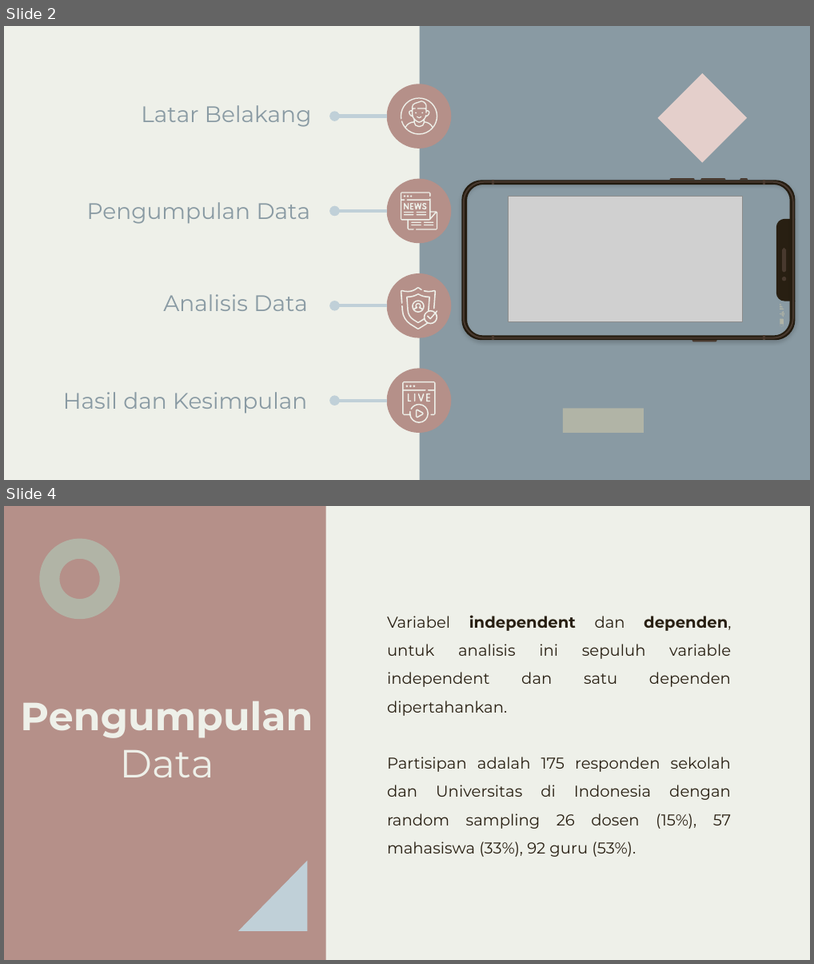
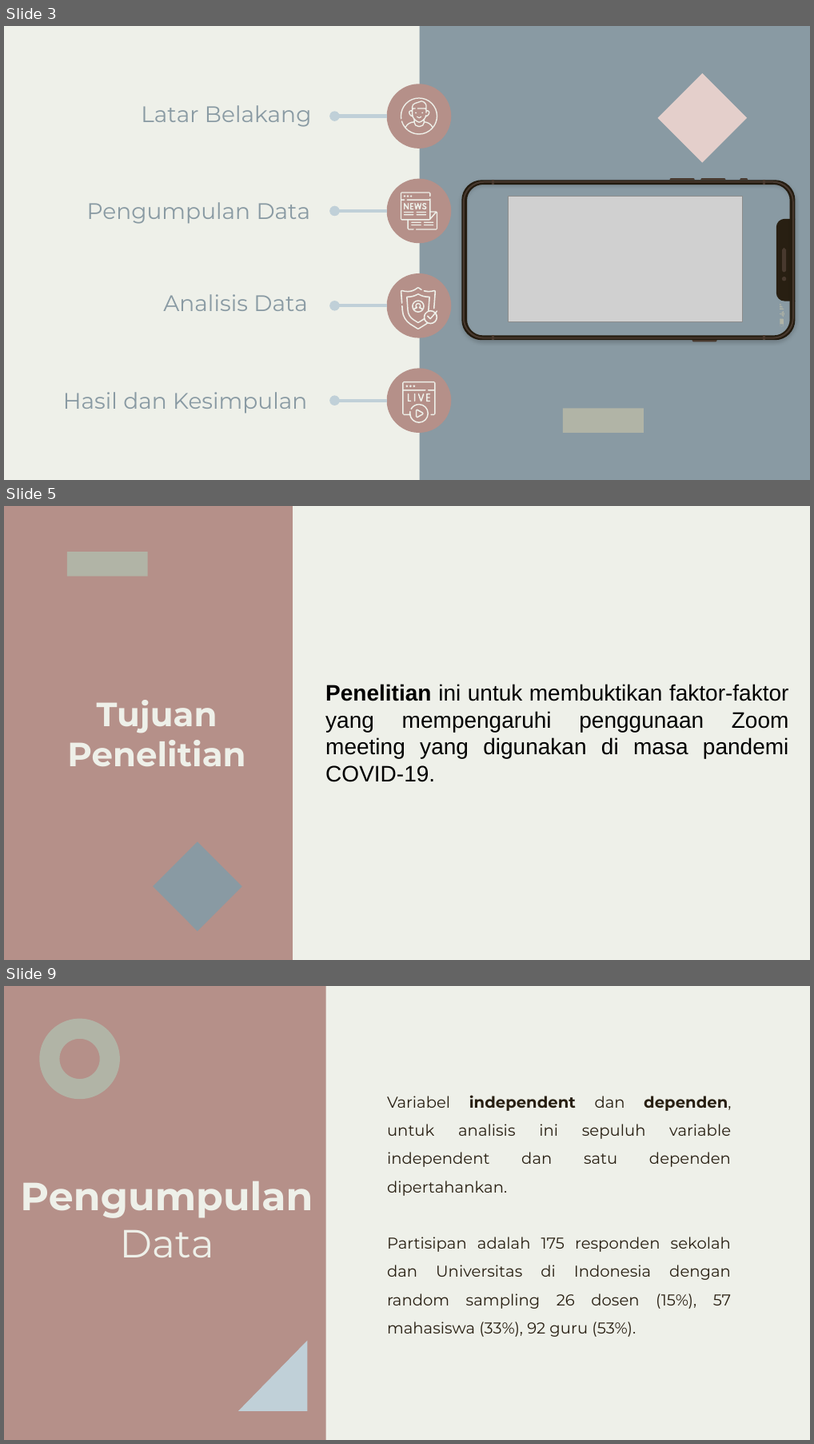
Before and after one commit to Malja321999/-Tugas-1-Kelompok-3-Komputer-masyarakat, a slide deck: [Tugas 3] KELOMPOK 3-Faktor Pertemuan Cloud Zoom Adopsi Teknologi di Pandemi COVID-19.pptx. Shown one above the other, each under a label of ours: slides 2 and 4 before the commit, slides 3, 5 and 9 after it; the slides between them are not shown. The pictures are 814x964 and 814x1444 pixels, drawn with LibreOffice and Linux fonts; fonts in the diff are those of the drawing; grey boxes stand for pictures. Boxes give left, top, right and bottom in pixels: in the first picture for what was removed or moved away, otherwise in the second. Text is boxed around its words. In the diff, an @@ line names an element or a change of style, - is before the commit and + after.

```diff
--- a/[Tugas 3] KELOMPOK 3-Faktor Pertemuan Cloud Zoom Adopsi Teknologi di Pandemi COVID-19.pptx
+++ b/[Tugas 3] KELOMPOK 3-Faktor Pertemuan Cloud Zoom Adopsi Teknologi di Pandemi COVID-19.pptx
@@ slide 5 added at <box>4,506,810,960</box>, background #B59089 @@
@@ rectangle added at <box>293,506,810,959</box>, fill #EEF0E9 @@
@@ rectangle added at <box>67,552,147,576</box>, fill #B1B4A6 @@
@@ text added at <box>326,684,790,782</box>, 20 pt, text #000000 @@
+Penelitian ini untuk membuktikan faktor-faktor yang mempengaruhi penggunaan Zoom meeting yang digunakan di masa pandemi COVID-19.
@@ title added at <box>67,700,246,766</box>, 30 pt, text #EEF0E9, bold @@
+Tujuan Penelitian
@@ diamond added at <box>153,841,242,931</box>, fill #899AA3 @@
@@ what was slide 2 is now slide 3 @@
@@ what was slide 4 is now slide 9 @@
```
Also in this commit, not shown: 4 slides changed, 4 other slides added, 1 other file.
